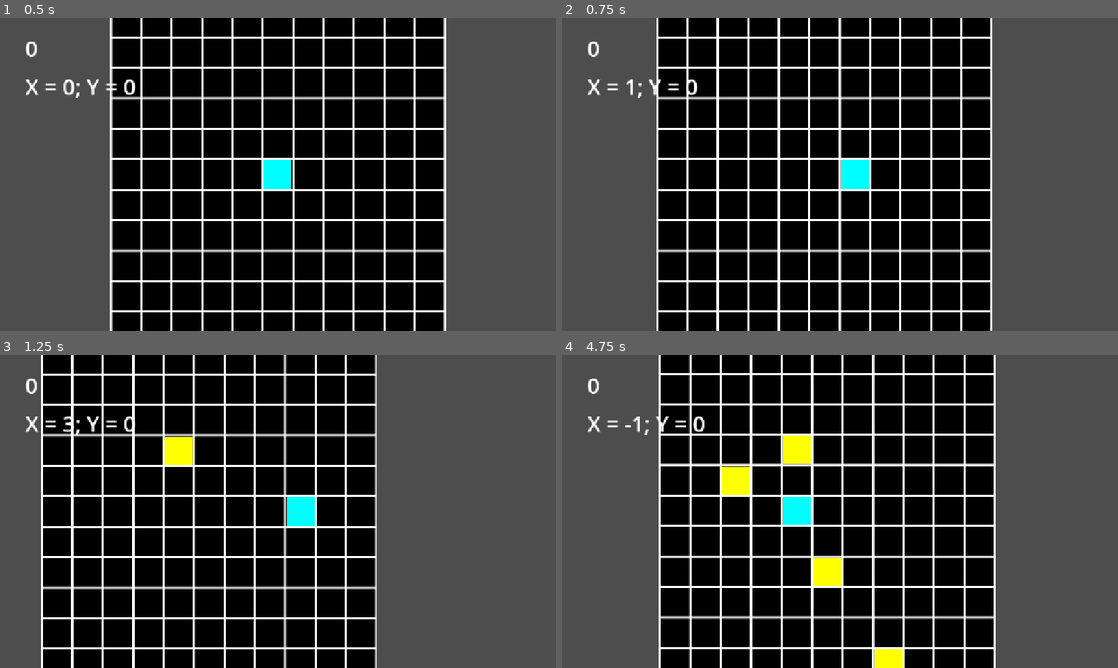
Above: before the commit, frames 1-4 (two rows, left to right).
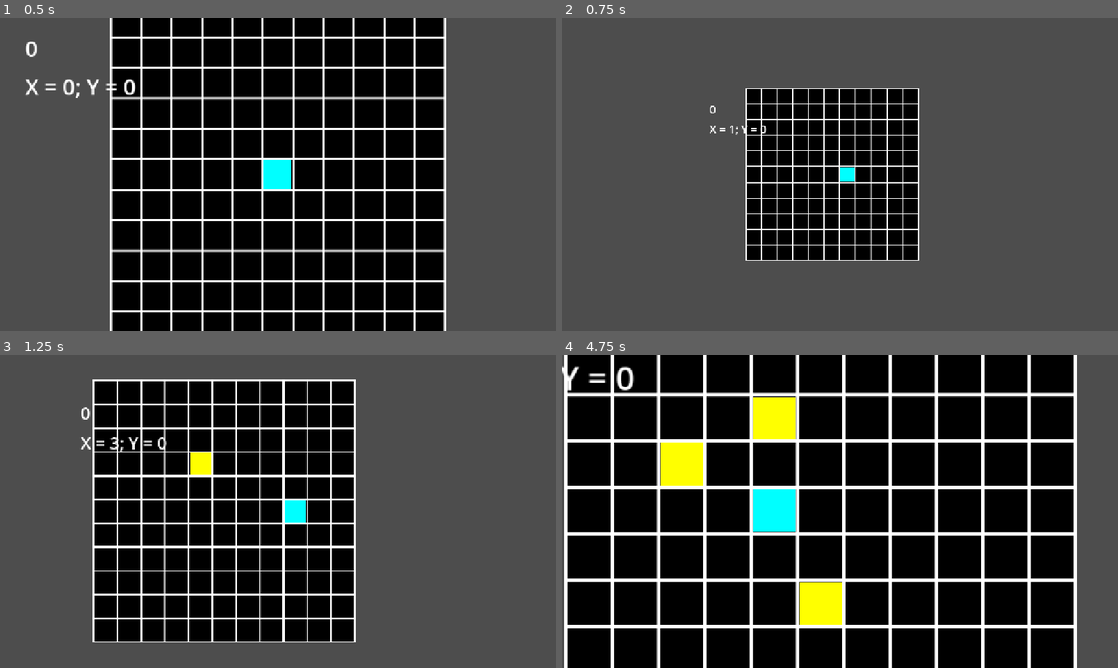
Above: after the commit, the same moments.

Repository: maseyonok421/maseyonok-sTestGameAboutPointThatCanMoveIn4DirectionsOnGrid
Game: Godot game, scene res://scenes/game.tscn
The game is run twice, just before and just after one commit, with the same random seed, the same clock (stepped at 60 frames per second) and the same inputs.
Inputs:
- Up to frame 1 (0.5 s): no input
- Up to frame 2 (0.75 s): tap Enter at 0.5 s; hold Right (ui_right) from 0.53 s (still down)
- Up to frame 3 (1.25 s): keep holding Right (ui_right)
- Up to frame 4 (4.75 s): release Right (ui_right) at 1.28 s; hold Down (ui_down) 1.28-2.03 s; hold Right (ui_right) 2.03-2.78 s; hold Up (ui_up) 2.78-3.53 s; hold Left (ui_left) from 3.53 s (still down)

Frame 1 is identical in both runs. In frame 2, 48% of the frame differs, in the area x 4-78%, y 0-100%; in frame 3, 32%; in frame 4, 52%, in the area x 0-93%, y 0-100%.

Commit message:
inversed camera zoom

Diff:
--- a/scripts/camera.gd
+++ b/scripts/camera.gd
@@ -2,11 +2,13 @@
 
 var positionX
 var positionY
-
 var playerX
 var playerY
 
+var curZoom
+
 @export var camSpeed = 1.0
+@export var zoomSpeed = 1.0
 
 func moveToCoordinates() -> void:
 	global_position.x = \
@@ -25,6 +27,10 @@
 # Called every frame. 'delta' is the elapsed time since the previous frame.
 func _process(delta: float) -> void:
 
+	curZoom = ( abs(playerX-positionX) \
+	+ abs(playerY-positionY) ) * zoomSpeed
+	zoom = Vector2(curZoom, curZoom)
+
 	get_tree().get_first_node_in_group("Player").getPlayerCoords.connect(_on_getting_player_coords)
 	$ScoreLabel.text = str(Global.score)
 	$PositionInfoLabel.text = \
